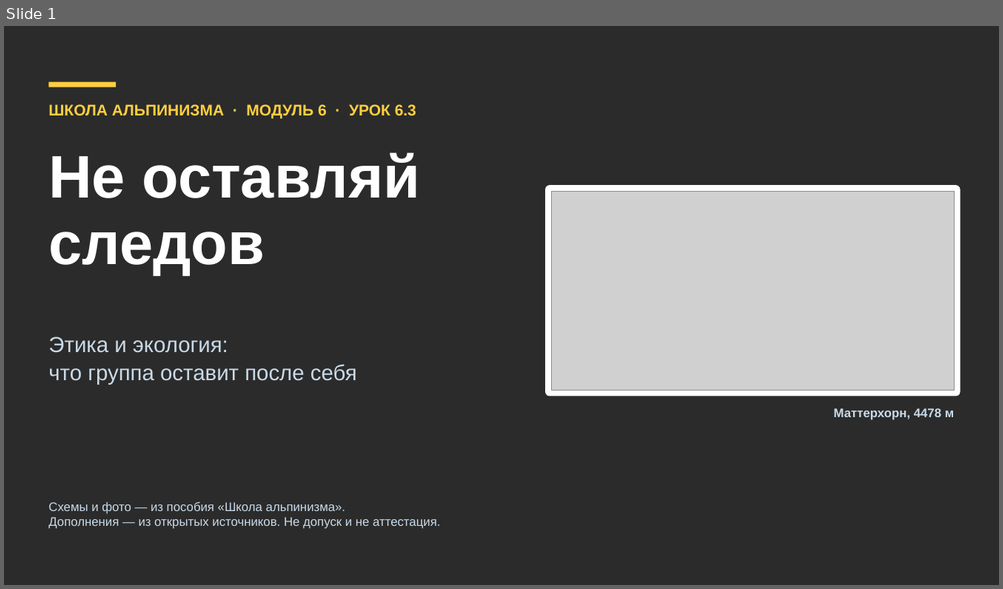
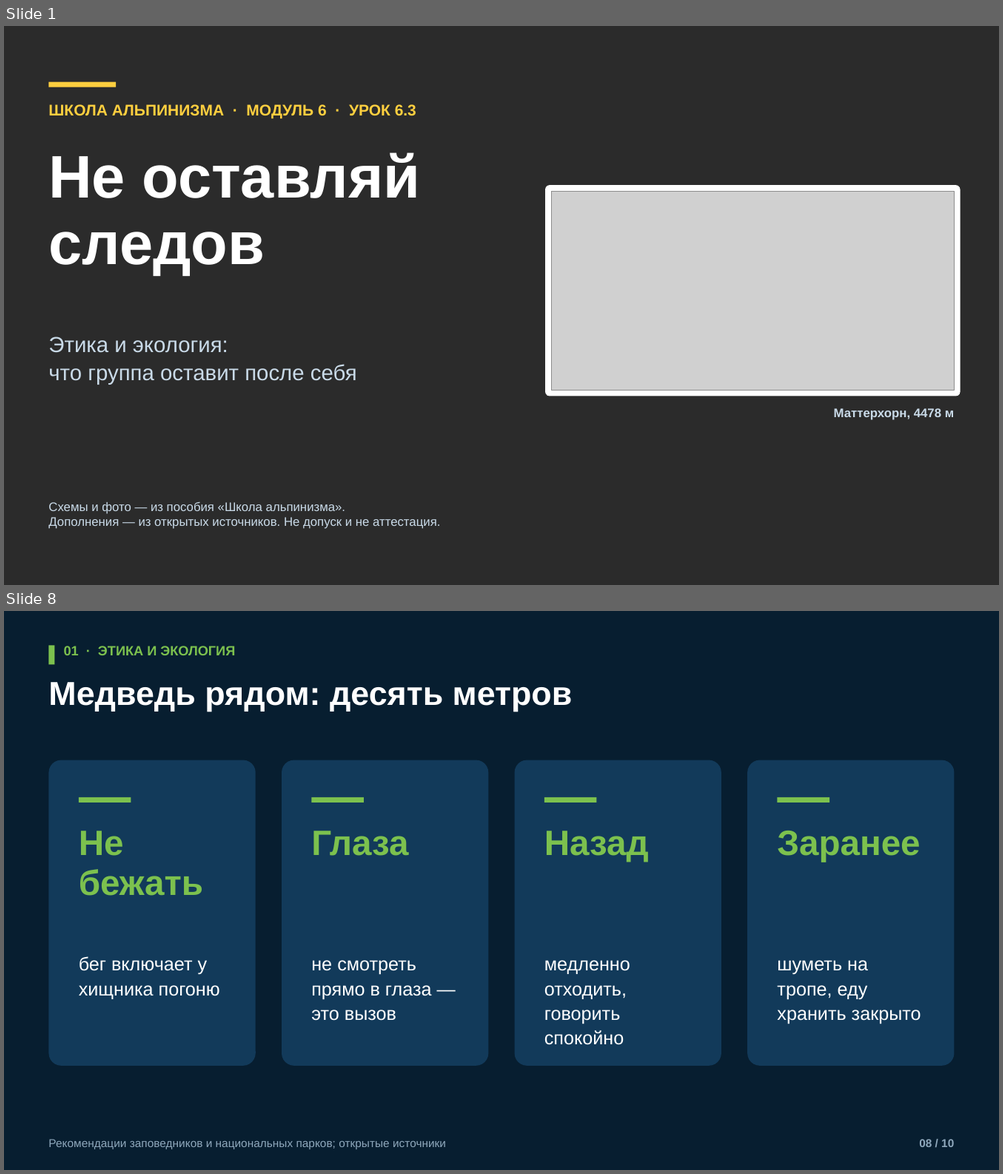
Before and after one commit to kirill54/far-education, a slide deck: presentations/lessons/M06-3_ekologiya.pptx. Shown one above the other, each under a label of ours: slide 1 before the commit, slides 1 and 8 after it; the slides between them are not shown. The pictures are 1003x589 and 1003x1174 pixels, drawn with LibreOffice and Linux fonts; fonts in the diff are those of the drawing; grey boxes stand for pictures; background and template pictures are left out; a plain dark background stands for a picture behind light text. Boxes give left, top, right and bottom in pixels: in the first picture for what was removed or moved away, otherwise in the second. Text is boxed around its words. In the diff, an @@ line names an element or a change of style, - is before the commit and + after.

```diff
--- a/presentations/lessons/M06-3_ekologiya.pptx
+++ b/presentations/lessons/M06-3_ekologiya.pptx
@@ slide 8 added at [4, 611, 999, 1170], background #071E30 @@
@@ rectangle added at [48, 645, 55, 665], fill #7CC14E @@
@@ text added at [64, 646, 235, 655], 13 pt, text #7CC14E, bold @@
+01 · ЭТИКА И ЭКОЛОГИЯ
@@ text added at [48, 682, 572, 712], 32 pt, text #FFFFFF, bold @@
+Медведь рядом: десять метров
@@ rounded rectangle added at [48, 760, 256, 1066], fill #123A5A @@
@@ rounded rectangle added at [282, 760, 488, 1066], fill #123A5A @@
@@ rounded rectangle added at [515, 760, 721, 1066], fill #123A5A @@
@@ rounded rectangle added at [747, 760, 954, 1066], fill #123A5A @@
@@ rectangle added at [79, 797, 131, 803], fill #7CC14E @@
@@ rectangle added at [311, 797, 364, 803], fill #7CC14E @@
@@ rectangle added at [544, 797, 597, 803], fill #7CC14E @@
@@ rectangle added at [777, 797, 829, 803], fill #7CC14E @@
@@ text added at [79, 831, 203, 896], 34 pt, text #7CC14E, bold @@
+Не бежать
@@ text added at [311, 831, 408, 856], 34 pt, text #7CC14E, bold @@
+Глаза
@@ text added at [544, 831, 649, 863], 34 pt, text #7CC14E, bold @@
+Назад
@@ text added at [777, 831, 919, 863], 34 pt, text #7CC14E, bold @@
+Заранее
@@ text added at [79, 957, 220, 999], 18 pt, text #FFFFFF @@
+бег включает у хищника погоню
@@ text added at [311, 960, 432, 1021], 18 pt, text #FFFFFF @@
+не смотреть прямо в глаза — это вызов
@@ text added at [544, 960, 630, 1045], 18 pt, text #FFFFFF @@
+медленно отходить, говорить спокойно
@@ text added at [777, 960, 921, 1025], 18 pt, text #FFFFFF @@
+шуметь на тропе, еду хранить закрыто
@@ text added at [48, 1139, 446, 1150], 11 pt, text #8FA8BC @@
+Рекомендации заповедников и национальных парков; открытые источники
@@ text added at [919, 1139, 953, 1147], 11 pt, text #8FA8BC, bold @@
+08 / 10
```
Also in this commit, not shown: 4 slides changed, 4 other slides added, 20 other files.
